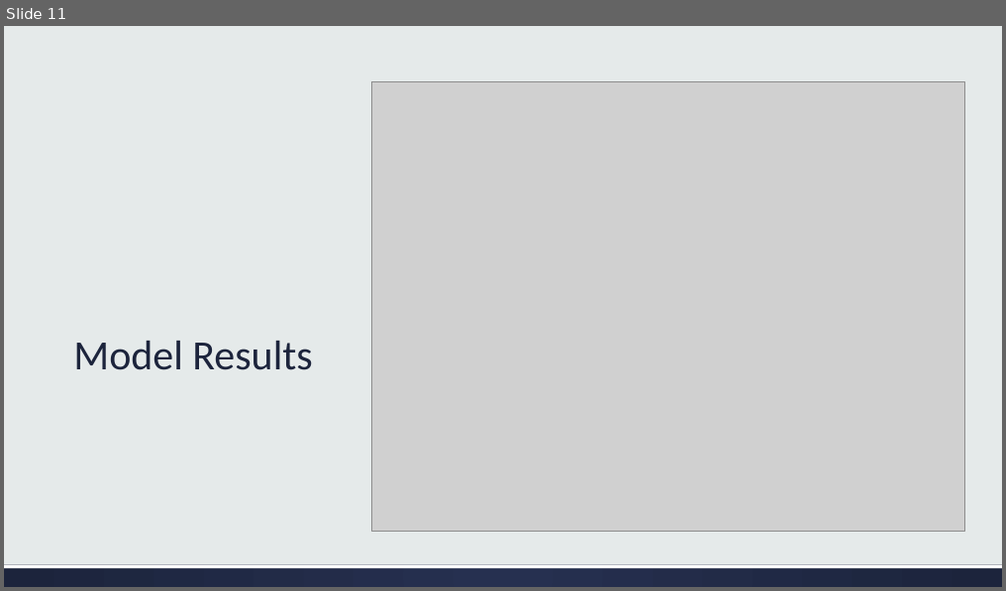
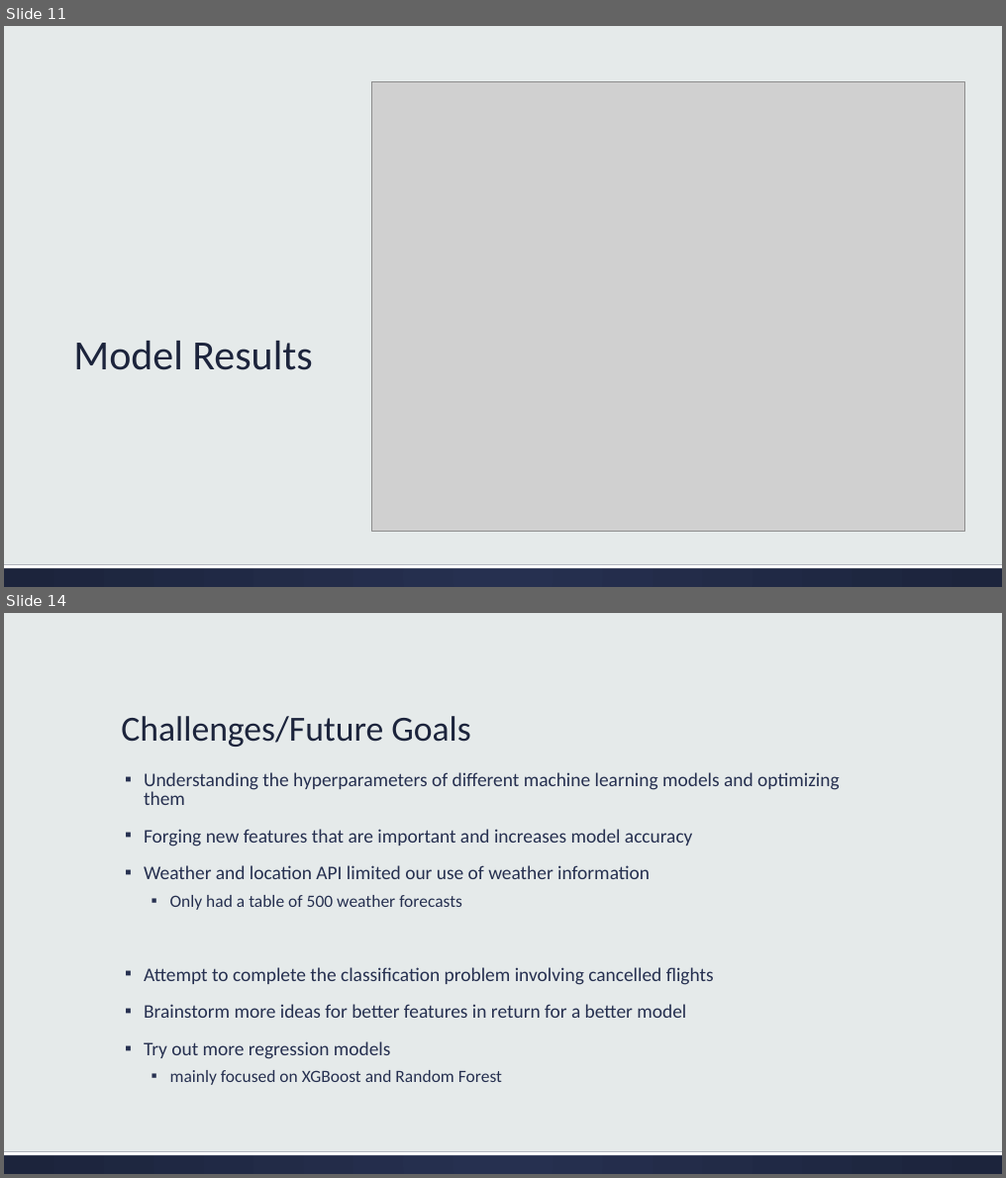
Before and after one commit to JohnathanJack/Predicting-Flight-Delays, a slide deck: Flight_delay.pptx. Shown one above the other, each under a label of ours: slide 11 before the commit, slides 11 and 14 after it; the slides between them are not shown. The pictures are 1006x591 and 1006x1178 pixels, drawn with LibreOffice and Linux fonts; fonts in the diff are those of the drawing; grey boxes stand for pictures. Boxes give left, top, right and bottom in pixels: in the first picture for what was removed or moved away, otherwise in the second. Text is boxed around its words. In the diff, an @@ line names an element or a change of style, - is before the commit and + after.

```diff
--- a/Flight_delay.pptx
+++ b/Flight_delay.pptx
@@ slide 14 added at box(4, 613, 1002, 1174), background #E5EAEA; not listed: 2 template elements that a slide beside it also shows @@
@@ title added at box(121, 716, 470, 747), 34 pt, text #1D243C @@
+Challenges/Future Goals
@@ text added at box(144, 772, 840, 1085), 18.5 pt, text #263050 @@
+▪ Understanding the hyperparameters of different machine learning models and optimizing them
+▪ Forging new features that are important and increases model accuracy
+▪ Weather and location API limited our use of weather information
+  ▪ Only had a table of 500 weather forecasts
+▪ Attempt to complete the classification problem involving cancelled flights
+▪ Brainstorm more ideas for better features in return for a better model
+▪ Try out more regression models
+  ▪ mainly focused on XGBoost and Random Forest
```
Also in this commit, not shown: 2 other slides added, 1 slide removed, 4 other files.
